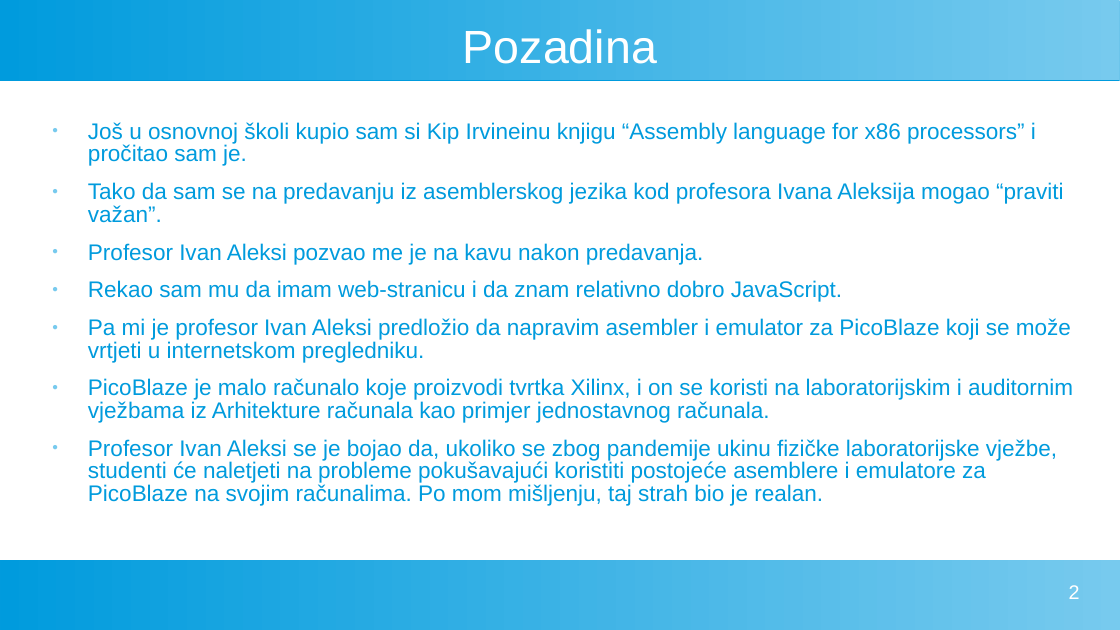
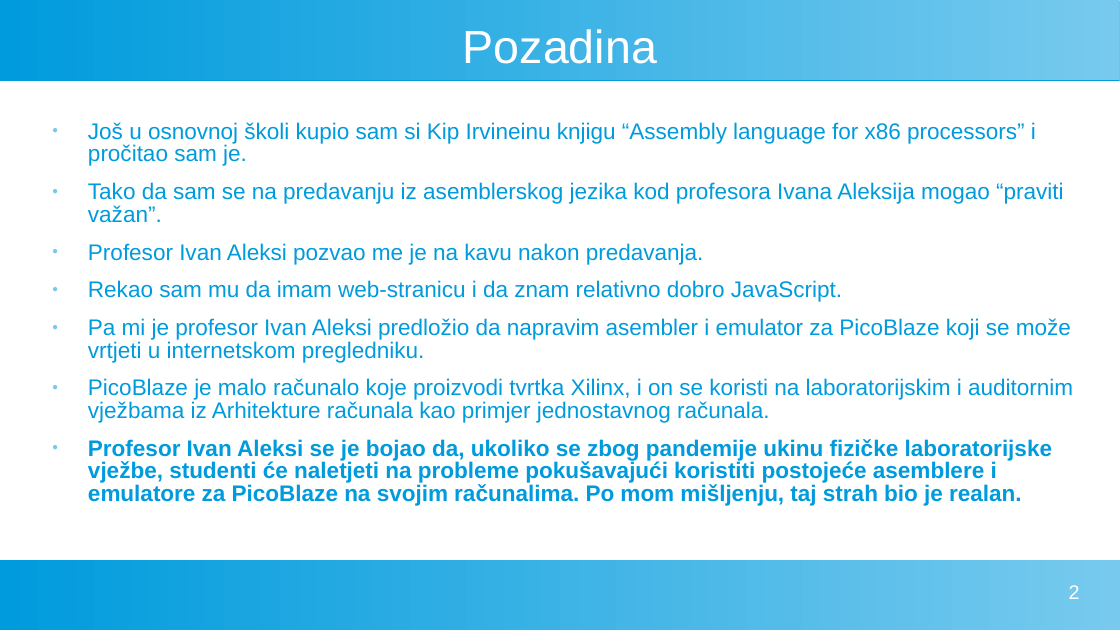
Before and after one commit to FlatAssembler/FlatAssembler.github.io, a slide deck: slide 2 of PicoBlaze/PicoBlaze.ppt. Drawn at 1120x630 pixels with LibreOffice and Linux fonts; fonts in the diff are those of the drawing. Boxes give left, top, right and bottom in pixels: in the first picture for what was removed or moved away, otherwise in the second. Text is boxed around its words. In the diff, an @@ line names an element or a change of style, - is before the commit and + after.

Commit message:
Warned about a few more bugs in PicoBlaze Simulator in the presentation

```diff
--- a/PicoBlaze/PicoBlaze.ppt
+++ b/PicoBlaze/PicoBlaze.ppt
@@ text at [88,439,1053,506]: bold on in "Profesor Ivan Aleksi se je bojao da, ..." @@
```
Also in this commit, not shown: 2 other slides changed, 2 slides added.
